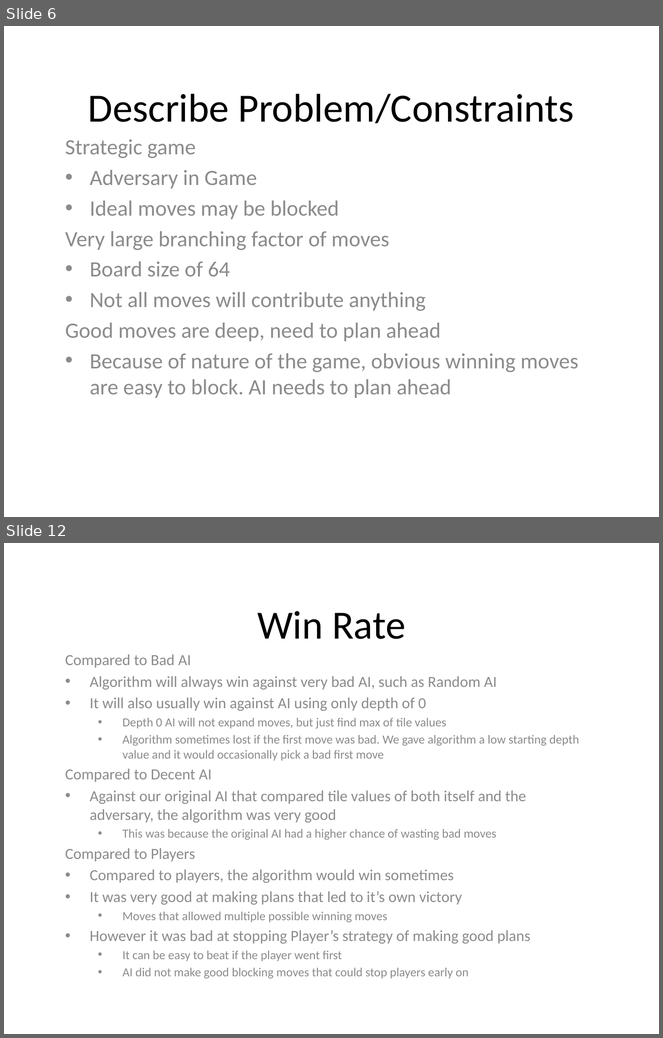
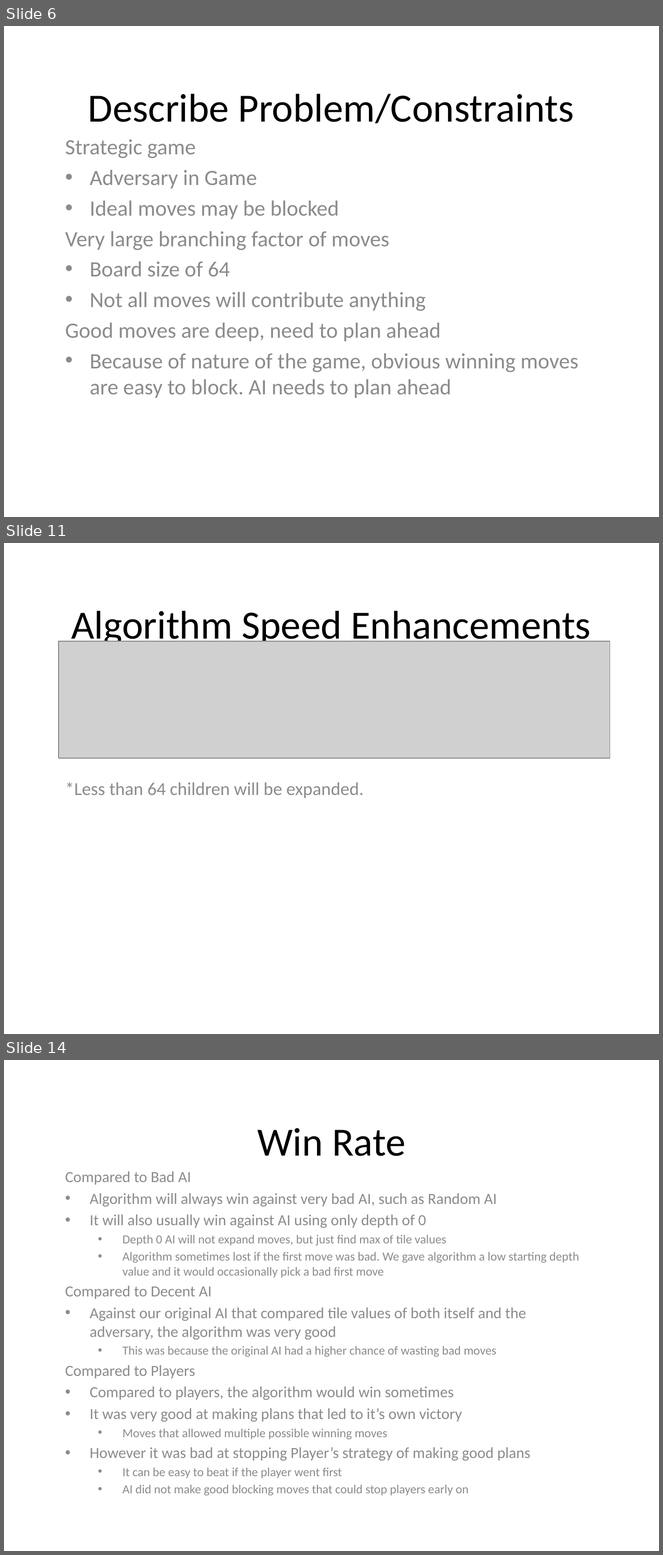
Before and after one commit to yangjiao2/271AIgame, a slide deck: Presentation.pptx. Shown one above the other, each under a label of ours: slides 6 and 12 before the commit, slides 6, 11 and 14 after it; the slides between them are not shown. The pictures are 663x1038 and 663x1555 pixels, drawn with LibreOffice and Linux fonts; fonts in the diff are those of the drawing; grey boxes stand for pictures. Boxes give left, top, right and bottom in pixels: in the first picture for what was removed or moved away, otherwise in the second. Text is boxed around its words. In the diff, an @@ line names an element or a change of style, - is before the commit and + after.

```diff
--- a/Presentation.pptx
+++ b/Presentation.pptx
@@ slide 11 added at <box>4,543,659,1034</box>, background #FFFFFF @@
@@ title added at <box>71,611,591,648</box>, 44 pt, text #000000 @@
+Algorithm Speed Enhancements
@@ picture added at <box>59,641,610,759</box> @@
@@ subtitle added at <box>65,782,364,798</box>, 20 pt, text #8C8C8C @@
+*Less than 64 children will be expanded.
@@ what was slide 12 is now slide 14 @@
```
Also in this commit, not shown: 7 slides changed, 2 other slides added, 1 slide removed.
